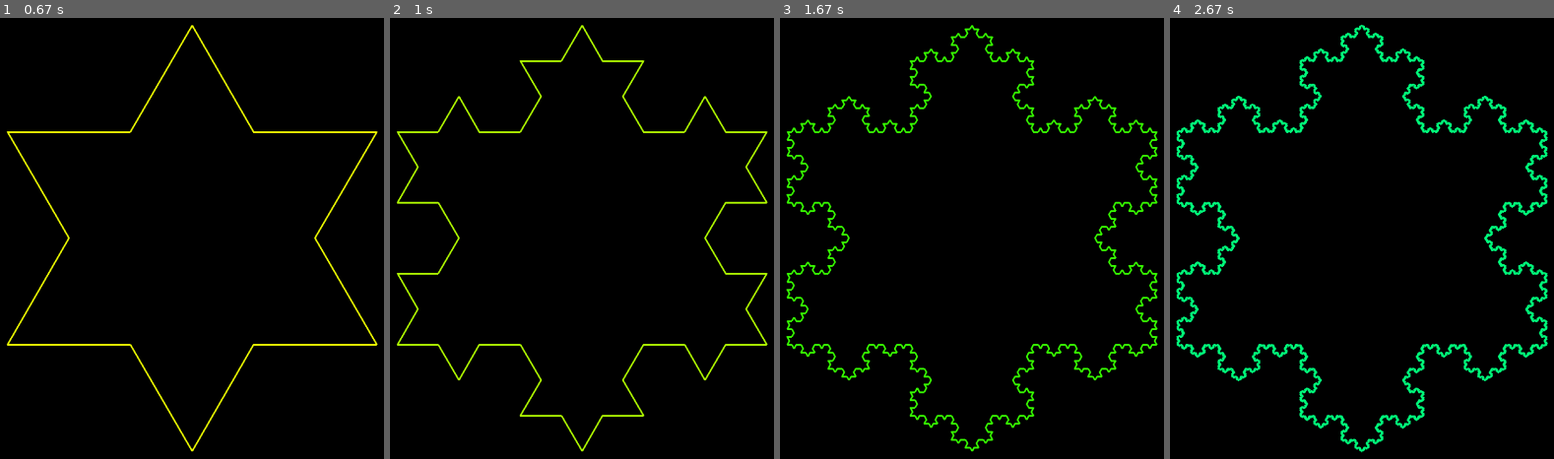
Above: before the commit, frames 1-4 (left to right).
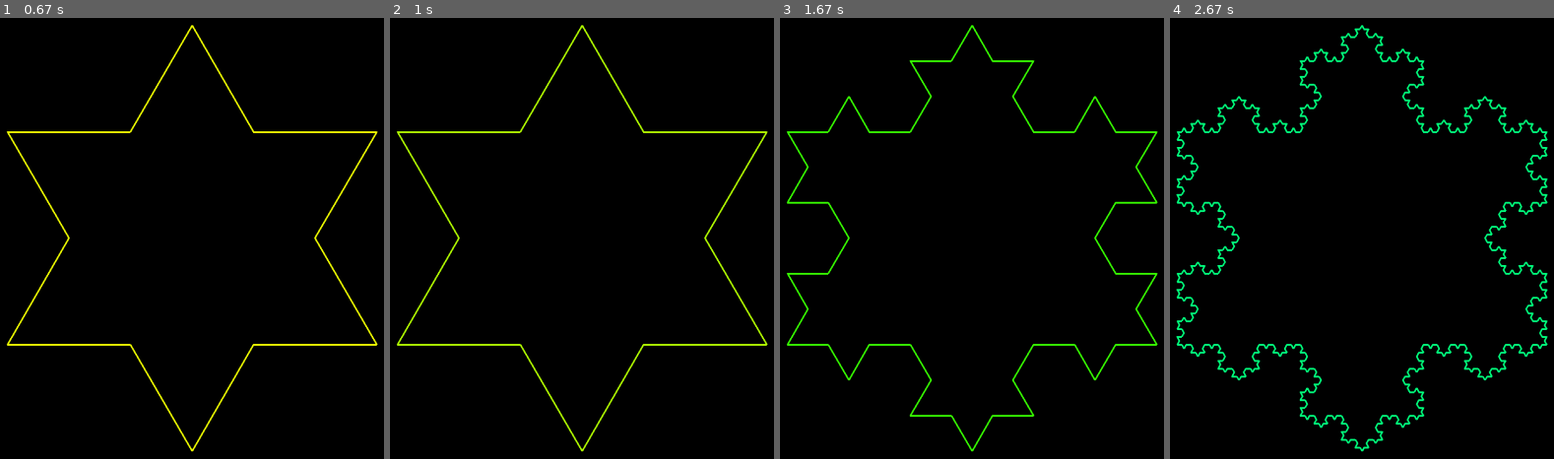
Above: after the commit, the same moments.

Repository: Josephbakulikira/Koch-Fractal-pygame
Game: pygame game, started from main.py
Same seed, same stepped clock (60 frames per second), same inputs: the game is played once before the commit and once after it.
Inputs (mouse positions are in pixels of both pictures, inside the frame that each line leads up to):
- Up to frame 1 (0.67 s): click (172, 242) at 0.38 s
- Up to frame 2 (1 s): click (566, 273) at 0.72 s
- Up to frame 3 (1.67 s): click (outside the picture) at 1.05 s; click (outside the picture) at 1.38 s
- Up to frame 4 (2.67 s): click (1362, 75) at 1.72 s; click (1304, 370) at 2.05 s; click (1312, 159) at 2.38 s

Frame 1 is identical in both runs. In frame 2, 2.3% of the frame differs, in the area x 1-99%, y 2-98%; in frame 3, 4.8%, in the area x 1-99%, y 1-98%; in frame 4, 4.0%.

Commit message:
animation

Diff:
--- a/main.py
+++ b/main.py
@@ -18,6 +18,10 @@
 fps = 60
 
 hue = 0.1
+max = 7
+speed = 0.3
+counter = 0
+iterations = 0
 segments = []
 a = vector2(600, 300)
 b = vector2(1400, 300)
@@ -31,7 +35,7 @@
 segments.append(s2)
 segments.append(s3)
 
-def onMousePressed():
+def iteration():
     global segments
     next_gen = []
     for s in segments:
@@ -46,11 +50,15 @@
     for event in pygame.event.get():
         if event.type == pygame.QUIT:
             run = False
-        elif event.type == pygame.MOUSEBUTTONDOWN:
-            onMousePressed()
+
+    if counter > 10 and iterations is not max:
+        iteration()
+        counter = 0
+        iterations += 1
     for s in segments:
         s.Display(screen, hsv_to_rgb(hue, 1, 1))
     hue += 0.002
+    counter += speed
     pygame.display.update()
 
 pygame.quit()
